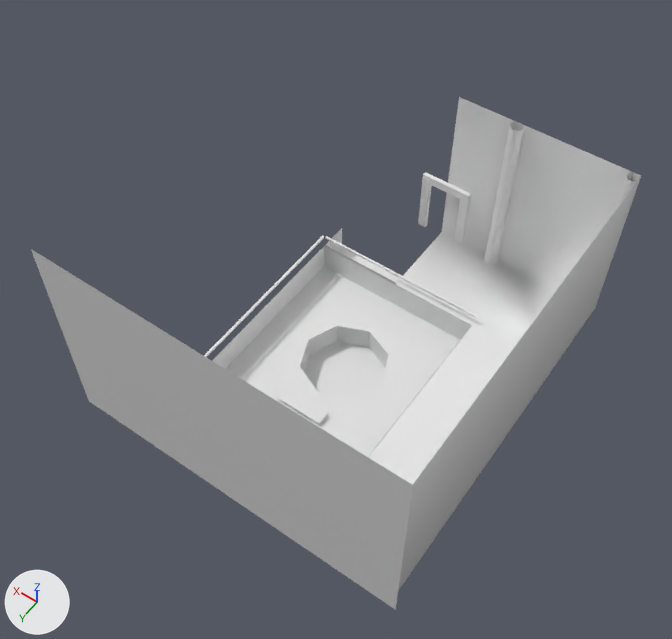
An edit to the glTF model assets/models/diegoModel/Mariosotano111.glb, drawn before and after from the same camera.
Both versions are drawn from a 50 mm camera at (-13.7, 19.9, 32.4) aimed at (0.0, 0.7, 2.3). The axes (+X, +Y, +Z) are drawn at lower left. The lights are the same throughout. The older version comes first. Materials are left out; every surface is plain grey. Where no turn or scale is listed for an object, it has been applied to the vertices. Vertices at exactly the same position are counted once.

The older version as bpy lines, for what is in view:
```python
me_columna_esquina = bpy.data.meshes.new('Columna_Esquina')
me_columna_esquina.from_pydata(...)  # 20 vertices, 16 faces; spans x -8.0..-7.5, y -8.0..-7.5, z 0.0..8.0
me_columna_esquina.materials.append(mat_atlas_sotano)
me_columna_puerta = bpy.data.meshes.new('Columna_Puerta')
me_columna_puerta.from_pydata(...)  # 22 vertices, 20 faces; spans x -3.1..-2.5, y -8.0..-7.5, z 0.0..8.0
me_columna_puerta.materials.append(mat_atlas_sotano)
me_piso_y_paredes = bpy.data.meshes.new('Piso_y_Paredes')
me_piso_y_paredes.from_pydata(...)  # 13 vertices, 14 faces; spans x -8.0..0.0, y -8.0..8.0, z 0.0..8.0
me_piso_y_paredes.materials.append(mat_atlas_sotano)
me_pocito = bpy.data.meshes.new('Pocito')
me_pocito.from_pydata(...)  # 16 vertices, 22 faces; spans x -2.0..2.0, y -2.0..2.0, z -0.6..0.6
me_pocito.materials.append(mat_atlas_sotano)
ob_columna_esquina = bpy.data.objects.new('Columna_Esquina', me_columna_esquina)
ob_columna_esquina.location = (0.0, 0.0, 0.0)
ob_columna_puerta = bpy.data.objects.new('Columna_Puerta', me_columna_puerta)
ob_columna_puerta.location = (0.0, 0.0, 0.0)
ob_piso_y_paredes = bpy.data.objects.new('Piso_y_Paredes', me_piso_y_paredes)
ob_piso_y_paredes.location = (0.0, 0.0, 0.0)
ob_pocito = bpy.data.objects.new('Pocito', me_pocito)
ob_pocito.location = (0.0, 0.0, -2.02)
# also in view: 'Pieza.003' at (0.0, -4.0, -1.0); 'Pieza.001' at (0.0, 8.0, 3.1); 'Pieza.061' at (4.0, 0.0, -1.0); 'Pasamanos_Der' at (0.0, 0.0, -1.4)
```
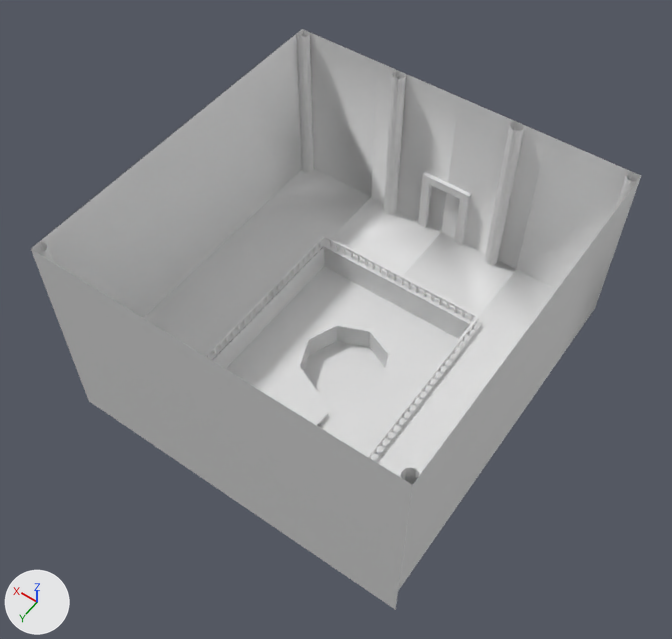
The change, as a list of edits to the scene's bpy script:
```text
Change me_piso_y_paredes:
    used by ob_piso_y_paredes; location = (0.0, 0.0, 0.0)
    remove me_piso_y_paredes.from_pydata(...)  # 13 vertices, 14 faces; spans x -8.0..0.0, y -8.0..8.0, z 0.0..8.0
    add me_piso_y_paredes.from_pydata(...)  # 23 vertices, 28 faces; spans x -8.0..8.0, y -8.0..8.0, z 0.0..8.0
    me_piso_y_paredes part 1
    10 vertices are added at x 4.0..8.0, y -8.0..8.0, z 0.0..8.0
    14 new faces join them
Change me_columna_puerta:
    used by ob_columna_puerta; location = (0.0, 0.0, 0.0)
    remove me_columna_puerta.from_pydata(...)  # 22 vertices, 20 faces; spans x -3.1..-2.5, y -8.0..-7.5, z 0.0..8.0
    add me_columna_puerta.from_pydata(...)  # 44 vertices, 40 faces; spans x -3.1..3.1, y -8.0..-7.5, z 0.0..8.0
    me_columna_puerta part 2: the loose piece of 22 vertices spanning x -3.1..-2.5, y -8.0..-7.5, z 0.0..8.0 is copied, and the copy is mirrored in x about the mesh origin; it spans x 2.5..3.1, y -8.0..-7.5, z 0.0..8.0
Change me_columna_esquina:
    used by ob_columna_esquina; location = (0.0, 0.0, 0.0)
    remove me_columna_esquina.from_pydata(...)  # 20 vertices, 16 faces; spans x -8.0..-7.5, y -8.0..-7.5, z 0.0..8.0
    add me_columna_esquina.from_pydata(...)  # 80 vertices, 64 faces; spans x -8.0..8.0, y -8.0..8.0, z 0.0..8.0
    me_columna_esquina part 3: the loose piece of 16 vertices spanning x -8.0..-7.5, y -8.0..-7.5, z 0.0..8.0 is copied, and the copy is mirrored in x about the mesh origin; it spans x 7.5..8.0, y -8.0..-7.5, z 0.0..8.0
    me_columna_esquina part 4: the loose piece of 16 vertices spanning x -8.0..-7.5, y -8.0..-7.5, z 0.0..8.0 is copied, and the copy is mirrored in y about the mesh origin; it spans x -8.0..-7.5, y 7.5..8.0, z 0.0..8.0
    me_columna_esquina part 5: the loose piece of 16 vertices spanning x -8.0..-7.5, y -8.0..-7.5, z 0.0..8.0 is copied, and the copy is turned -180 degrees about the z axis through the mesh origin; it spans x 7.5..8.0, y 7.5..8.0, z 0.0..8.0
    other edits to the shape of me_columna_esquina do not show in these pictures
```

What differs and where, as boxes (x1, y1, x2, y2) in the pictures (672 x 639 px):
'Piso_y_Paredes', reshaped: before (368, 97, 641, 591); after (31, 30, 641, 591)
'Columna_Puerta', reshaped (238% wider, 35% taller): before (484, 121, 525, 265); after (384, 70, 525, 265)
'Columna_Esquina', reshaped: before (614, 172, 641, 212); after (38, 29, 641, 485)
part 1 of me_piso_y_paredes, added: after (31, 30, 459, 361)
part 2 of me_columna_puerta, added: after (384, 70, 406, 214)
part 3 of me_columna_esquina, added: after (297, 33, 313, 173)
part 4 of me_columna_esquina, added: after (400, 467, 420, 484)
part 5 of me_columna_esquina, added: after (38, 242, 53, 262)
